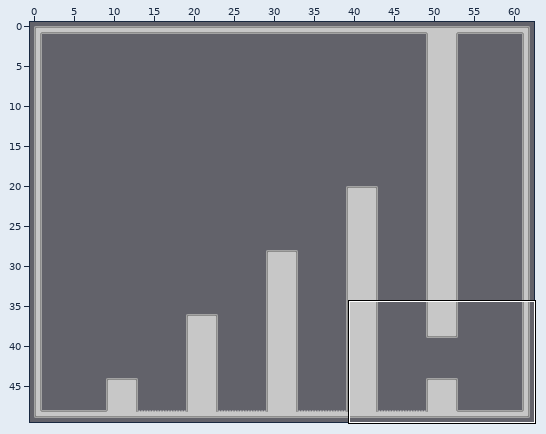
Two states of a Tiled map, Assets/Levels/level_002.tmx. The picture above shows the old version from afar; the outline marks the close-up.
Close-up. Before the commit:
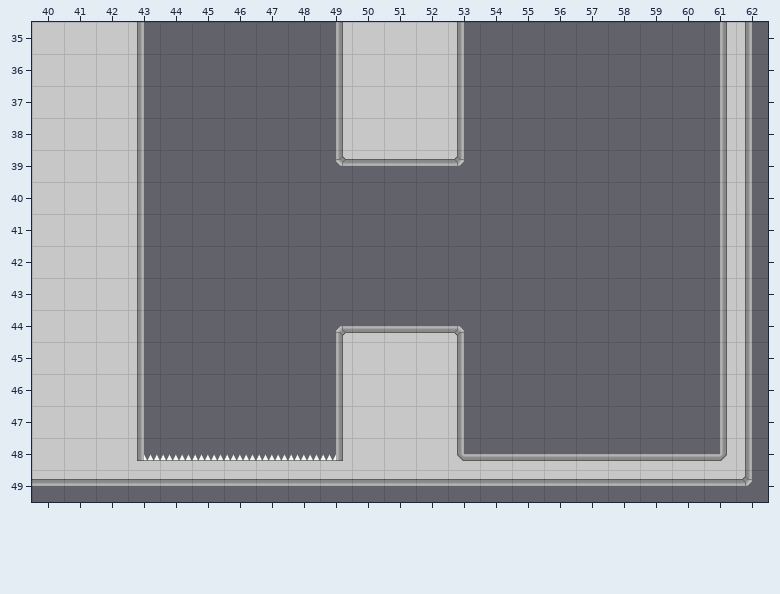
Cells are 96x96 px. Shown: x 40..62, y 35..49.
And afterwards:
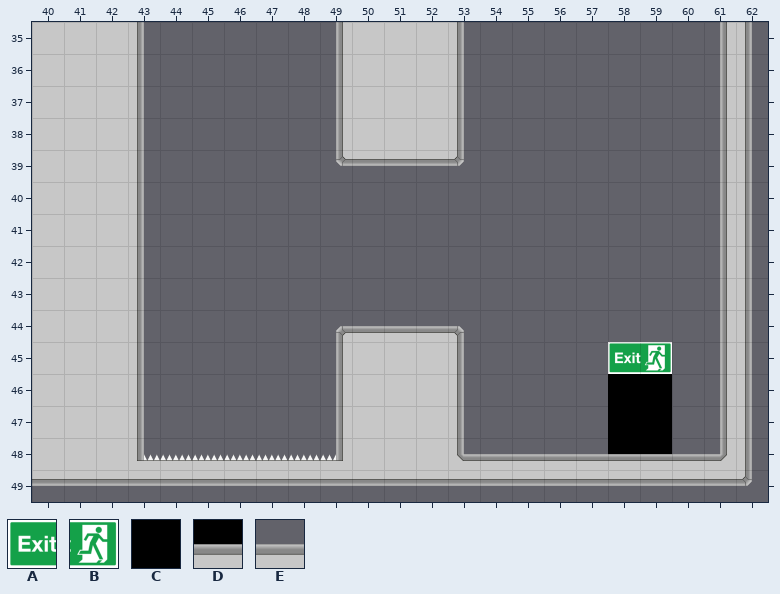
Key: from "spacestation_background": A 0, B 1, C 2, D 6; from "spacestation_wall": E 1.
_ is an empty cell.
Difference:
{"where": "layer \"Tile Layer 1\""}
{"y":45,"x":58,"old":"__","new":"AB"}
{"y":46,"x":58,"old":"__","new":"CC"}
{"y":47,"x":58,"old":"__","new":"CC"}
{"y":48,"x":58,"old":"EE","new":"DD"}
{"label":"changed","picture_box":[608,342,672,455]}
